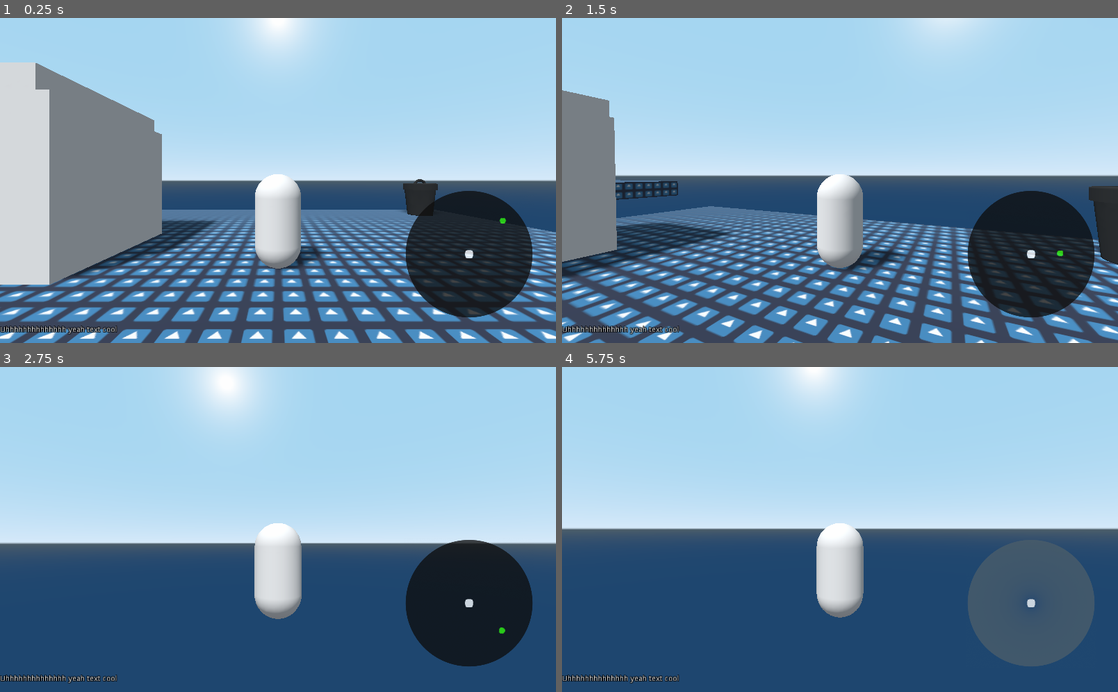
Above: before the commit, frames 1-4 (two rows, left to right).
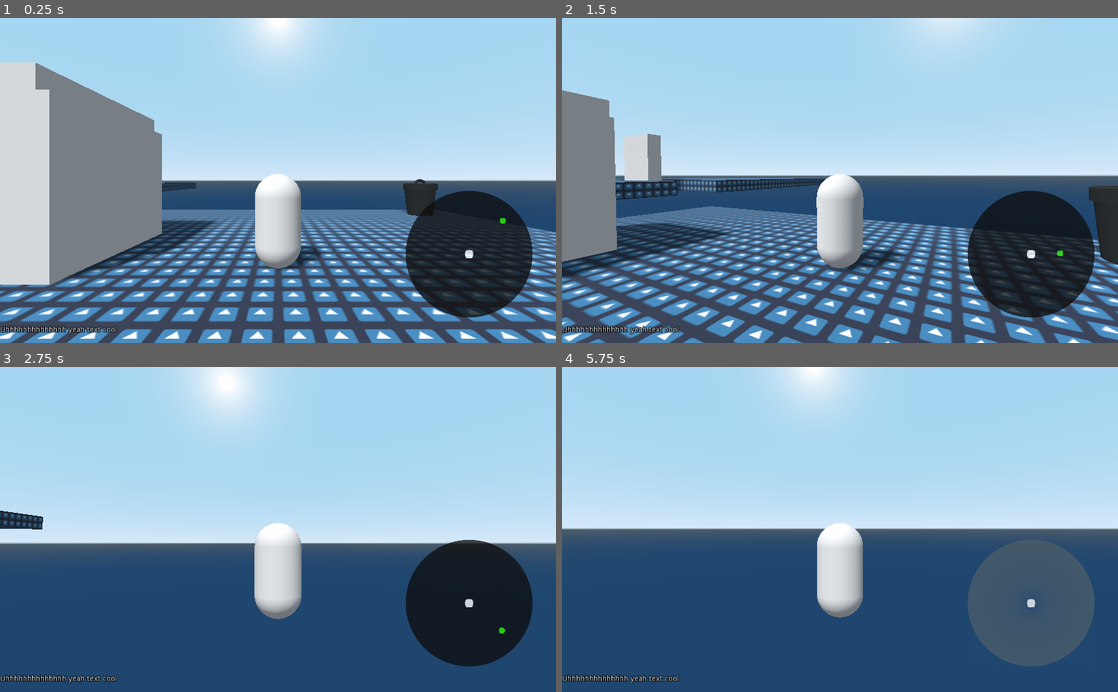
Above: after the commit, the same moments.

Repository: dotdotmod/ddm-acerola-jam-0-main
Game: Godot game, scene res://assets/native/levels/test_stage.tscn
Two runs of this game, one before a commit and one after it. Both use one fixed random seed, a clock stepped at 60 frames per second and the inputs below. The engine's default icon, where the game draws it, is replaced by a stand-in: a white triangle on a blue panel in a dark square.
Inputs (mouse positions are in pixels of both pictures, inside the frame that each line leads up to):
- Up to frame 1 (0.25 s): no input
- Up to frame 2 (1.5 s): tap Enter at 0.5 s; move the mouse to (867, 180) at 0.52 s; hold W (move_forward) from 0.53 s (still down); click (867, 180) at 0.6 s; move the mouse to (812, 180) at 1.27 s; click (812, 180) at 1.35 s
- Up to frame 3 (2.75 s): keep holding W (move_forward); move the mouse to (289, 523) at 2.02 s; hold Shift (sprint) from 2.03 s (still down); click (289, 523) at 2.3 s
- Up to frame 4 (5.75 s): keep holding W (move_forward); move the mouse to (834, 536) at 2.77 s; release Shift (sprint) at 2.78 s; click (834, 536) at 2.85 s; move the mouse to (878, 532) at 3.52 s; click (878, 532) at 3.6 s; move the mouse to (795, 526) at 4.27 s; tap Shift (sprint) at 4.35 s; click (795, 526) at 4.55 s; tap Space at 5 s; move the mouse to (845, 529) at 5.02 s; click (845, 529) at 5.1 s

The runs differ from the first frame. In frame 1, 0.1% of the frame differs, in the area x 29-36%, y 50-54%; in frame 2, 1.6%, in the area x 9-55%, y 35-76%; in frame 3, 0.4%; in frame 4, less than 0.1%.

Commit message:
more work done, miko model started

Diff:
--- a/assets/native/character/player.tscn
+++ b/assets/native/character/player.tscn
@@ -55,6 +55,13 @@
 transform = Transform( 1, 0, 0, 0, -4.37114e-08, -1, 0, 1, -4.37114e-08, 0, 0, 0 )
 mesh = SubResource( 1 )
 skeleton = NodePath("../..")
+
+[node name="raycasts" type="Spatial" parent="model_core"]
+
+[node name="interact" type="RayCast" parent="model_core/raycasts"]
+transform = Transform( 1, 0, 0, 0, 1, 0, 0, 0, 1, 0, 0.453962, -0.497042 )
+enabled = true
+cast_to = Vector3( 0, -1.5, -1.25 )
 
 [node name="camera_system" type="Spatial" parent="."]
 script = ExtResource( 2 )
--- /dev/null
+++ b/assets/native/drag_n_drops/door.tscn
@@ -0,0 +1,56 @@
+[gd_scene load_steps=6 format=2]
+
+[ext_resource path="res://assets/native/scripts/door.gd" type="Script" id=1]
+
+[sub_resource type="CubeMesh" id=1]
+size = Vector3( 1, 4, 4 )
+
+[sub_resource type="ConcavePolygonShape" id=2]
+data = PoolVector3Array( -0.5, 2, 2, 0.5, 2, 2, -0.5, -2, 2, 0.5, 2, 2, 0.5, -2, 2, -0.5, -2, 2, 0.5, 2, -2, -0.5, 2, -2, 0.5, -2, -2, -0.5, 2, -2, -0.5, -2, -2, 0.5, -2, -2, 0.5, 2, 2, 0.5, 2, -2, 0.5, -2, 2, 0.5, 2, -2, 0.5, -2, -2, 0.5, -2, 2, -0.5, 2, -2, -0.5, 2, 2, -0.5, -2, -2, -0.5, 2, 2, -0.5, -2, 2, -0.5, -2, -2, 0.5, 2, 2, -0.5, 2, 2, 0.5, 2, -2, -0.5, 2, 2, -0.5, 2, -2, 0.5, 2, -2, -0.5, -2, 2, 0.5, -2, 2, -0.5, -2, -2, 0.5, -2, 2, 0.5, -2, -2, -0.5, -2, -2 )
+
+[sub_resource type="Animation" id=3]
+length = 0.001
+tracks/0/type = "value"
+tracks/0/path = NodePath("MeshInstance7:translation")
+tracks/0/interp = 1
+tracks/0/loop_wrap = true
+tracks/0/imported = false
+tracks/0/enabled = true
+tracks/0/keys = {
+"times": PoolRealArray( 0 ),
+"transitions": PoolRealArray( 1 ),
+"update": 0,
+"values": [ Vector3( 0, 0, 0 ) ]
+}
+
+[sub_resource type="Animation" id=4]
+resource_name = "door"
+tracks/0/type = "value"
+tracks/0/path = NodePath("MeshInstance7:translation")
+tracks/0/interp = 1
+tracks/0/loop_wrap = true
+tracks/0/imported = false
+tracks/0/enabled = true
+tracks/0/keys = {
+"times": PoolRealArray( 0, 1 ),
+"transitions": PoolRealArray( 1, 1 ),
+"update": 0,
+"values": [ Vector3( 0, 0, 0 ), Vector3( 0, 0, 4 ) ]
+}
+
+[node name="Spatial" type="Spatial" groups=["Interactable"]]
+script = ExtResource( 1 )
+
+[node name="MeshInstance7" type="MeshInstance" parent="."]
+transform = Transform( 1, 0, 0, 0, -4.37114e-08, 1, 0, -1, -4.37114e-08, 0, 0, 0 )
+mesh = SubResource( 1 )
+skeleton = NodePath("../../level terrain")
+
+[node name="StaticBody" type="StaticBody" parent="MeshInstance7"]
+
+[node name="CollisionShape" type="CollisionShape" parent="MeshInstance7/StaticBody"]
+shape = SubResource( 2 )
+
+[node name="AnimationPlayer" type="AnimationPlayer" parent="."]
+anims/RESET = SubResource( 3 )
+anims/door = SubResource( 4 )
--- a/assets/native/levels/test_stage.tscn
+++ b/assets/native/levels/test_stage.tscn
@@ -1,8 +1,9 @@
-[gd_scene load_steps=15 format=2]
+[gd_scene load_steps=16 format=2]
 
 [ext_resource path="res://icon.png" type="Texture" id=1]
 [ext_resource path="res://assets/native/character/player.tscn" type="PackedScene" id=2]
 [ext_resource path="res://assets/native/drag_n_drops/garbage_can.tscn" type="PackedScene" id=3]
+[ext_resource path="res://assets/native/drag_n_drops/door.tscn" type="PackedScene" id=4]
 
 [sub_resource type="SpatialMaterial" id=1]
 albedo_texture = ExtResource( 1 )
@@ -80,6 +81,16 @@
 [node name="CollisionShape" type="CollisionShape" parent="level geometry/level terrain/MeshInstance2/StaticBody"]
 shape = SubResource( 3 )
 
+[node name="MeshInstance3" type="MeshInstance" parent="level geometry/level terrain"]
+transform = Transform( 1, 0, 0, 0, 1, 0, 0, 0, 1, -23.4414, 1.57418, -23 )
+mesh = SubResource( 2 )
+skeleton = NodePath("../../..")
+
+[node name="StaticBody" type="StaticBody" parent="level geometry/level terrain/MeshInstance3"]
+
+[node name="CollisionShape" type="CollisionShape" parent="level geometry/level terrain/MeshInstance3/StaticBody"]
+shape = SubResource( 3 )
+
 [node name="level etc" type="Spatial" parent="level geometry"]
 
 [node name="MeshInstance2" type="MeshInstance" parent="level geometry/level etc"]
@@ -110,6 +121,16 @@
 [node name="StaticBody" type="StaticBody" parent="level geometry/level etc/MeshInstance4"]
 
 [node name="CollisionShape" type="CollisionShape" parent="level geometry/level etc/MeshInstance4/StaticBody"]
+shape = SubResource( 5 )
+
+[node name="MeshInstance6" type="MeshInstance" parent="level geometry/level etc"]
+transform = Transform( -4.37114e-08, -1, 0, 1, -4.37114e-08, 0, 0, 0, 1, -21.3296, 1.52317, -11.1465 )
+mesh = SubResource( 4 )
+skeleton = NodePath("../../level terrain")
+
+[node name="StaticBody" type="StaticBody" parent="level geometry/level etc/MeshInstance6"]
+
+[node name="CollisionShape" type="CollisionShape" parent="level geometry/level etc/MeshInstance6/StaticBody"]
 shape = SubResource( 5 )
 
 [node name="MeshInstance5" type="MeshInstance" parent="level geometry/level etc"]
@@ -150,3 +171,6 @@
 
 [node name="WorldEnvironment" type="WorldEnvironment" parent="."]
 environment = SubResource( 6 )
+
+[node name="Spatial" parent="." instance=ExtResource( 4 )]
+transform = Transform( -4.37114e-08, 0, -1, 0, 1, 0, 1, 0, -4.37114e-08, -21.3336, 4.00958, -11.4791 )
--- /dev/null
+++ b/assets/native/scripts/door.gd
@@ -0,0 +1,10 @@
+extends Spatial
+
+
+
+# Called when the node enters the scene tree for the first time.
+func _ready():
+	pass # Replace with function body.
+
+func interact():
+	$AnimationPlayer.play("door")
--- a/assets/native/scripts/player.gd
+++ b/assets/native/scripts/player.gd
@@ -13,6 +13,7 @@
 onready var model_core = $model_core
 onready var minimap_elements = $"UI/minimap/ViewportContainer/Viewport/minimap elements"
 onready var minimap_camera_element = $"UI/minimap/ViewportContainer/Viewport/minimap elements/minimap camera"
+onready var interact_ray = $model_core/raycasts/interact
 
 func _physics_process(delta):
 
@@ -25,6 +26,13 @@
 	Input.get_action_strength("move_backwards") - Input.get_action_strength("move_forward"))
 
 	var final_input = raw_input_dir.rotated(Vector3.UP, camera.global_rotation.y).normalized()
+
+	#Interacting with stuff
+	if interact_ray.is_colliding():
+		if interact_ray.get_collider().is_in_group("Interactable"):
+
+			if Input.is_action_just_pressed("interact"):
+				interact_ray.get_collider().interact()
 
 	#Sprinting
 	if Input.is_action_pressed("sprint"):
@@ -39,6 +47,11 @@
 	base_velocity = final_input * final_active_speed
 	velocity = lerp(velocity, base_velocity, 0.2)
 
+	#Model rotation
+	if final_input:
+		model_core.global_rotation.y = lerp_angle(model_core.global_rotation.y, atan2(-final_input.x, -final_input.z), 0.1)
+
+	#Gravity and stuff
 	if not is_on_floor():
 		gravity_calc -= 20 * delta
 		velocity.y = gravity_calc
Not shown, changed: external/miko model.blend
Not shown, changed: external/miko model.blend1
